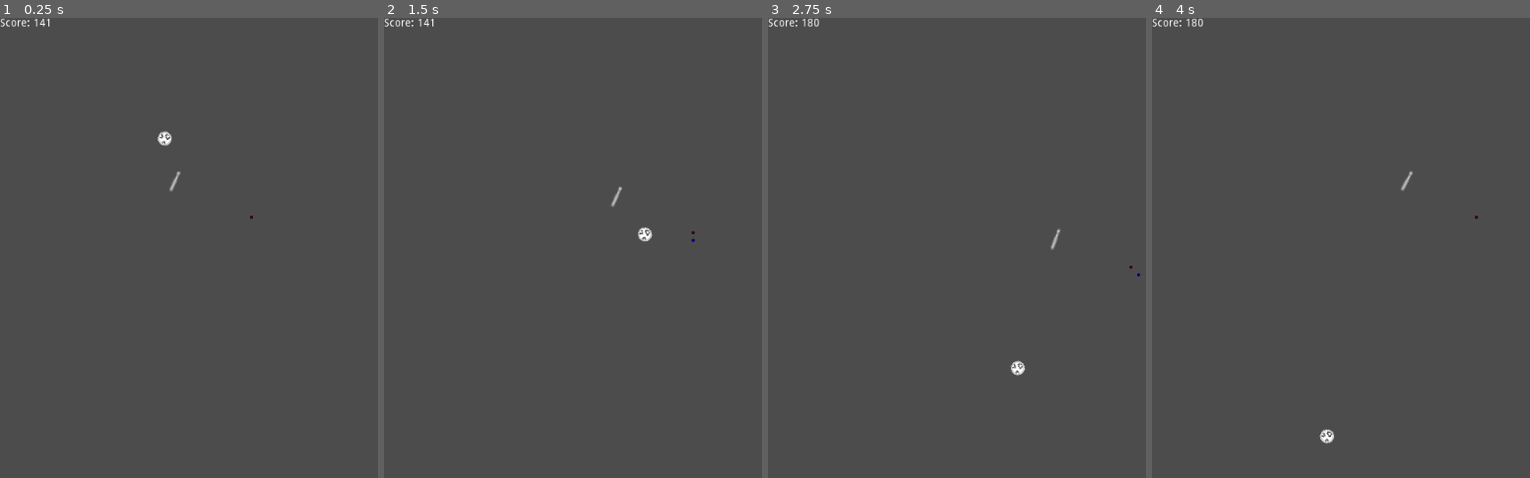
Above: before the commit, frames 1-4 (left to right).
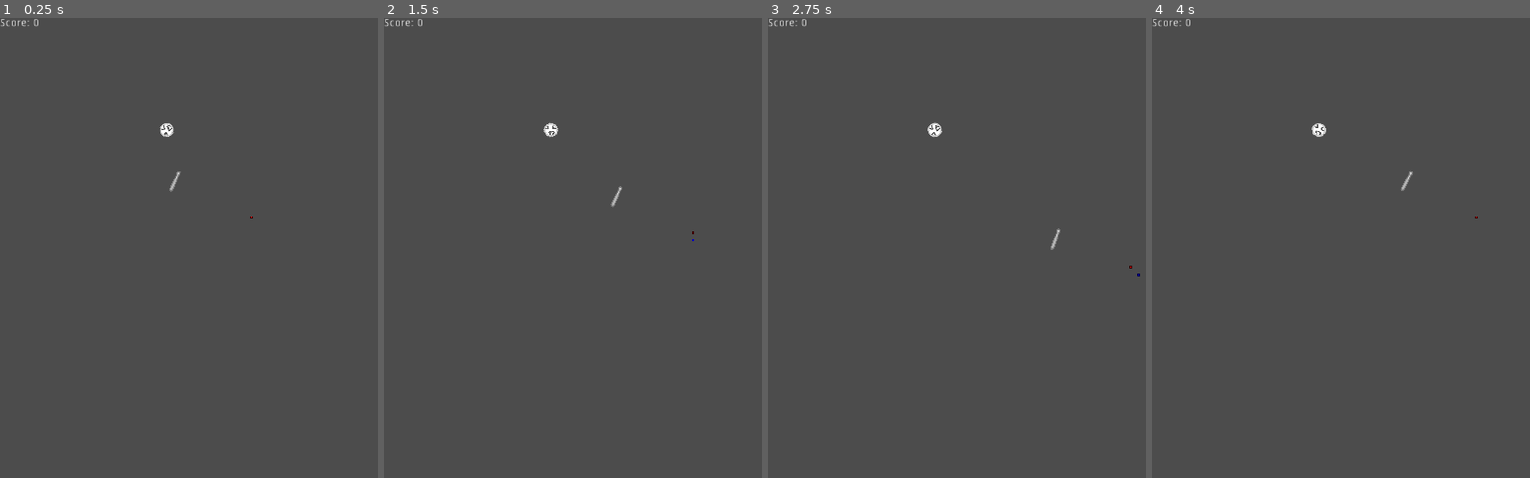
Above: after the commit, the same moments.

Repository: DevinPentecost/rubber-band-ball
Game: Godot game, scene res://objects/arena/Arena.tscn
Same seed, same stepped clock (60 frames per second), same inputs: the game is played once before the commit and once after it. The engine's default icon, where the game draws it, is replaced by a stand-in: a white triangle on a blue panel in a dark square.
Inputs (mouse positions are in pixels of both pictures, inside the frame that each line leads up to):
- Up to frame 1 (0.25 s): no input
- Up to frame 2 (1.5 s): move the mouse to (outside the picture) at 0.52 s; hold D (move_east) 0.53-1.28 s; right-click (outside the picture) at 0.6 s; move the mouse to (618, 271) at 1.27 s; hold S (move_south) from 1.28 s (still down); tap Right (look_east) at 1.35 s
- Up to frame 3 (2.75 s): move the mouse to (outside the picture) at 2.02 s; release S (move_south) at 2.03 s; hold D (move_east) from 2.03 s (still down); hold Up (look_north) from 2.03 s (still down)
- Up to frame 4 (4 s): move the mouse to (1507, 340) at 2.77 s; release D (move_east) at 2.78 s; release Up (look_north) at 2.78 s; hold W (move_north) 2.78-3.53 s; tap Down (look_south) at 2.85 s; move the mouse to (outside the picture) at 3.52 s; hold A (move_west) from 3.53 s (still down); hold Left (look_west) from 3.53 s (still down)

The runs differ from the first frame. In frame 1, 0.2% of the frame differs, in the area x 0-67%, y 0-44%; in frame 2, 0.3%; in frame 3, 0.3%, in the area x 0-99%, y 0-78%; in frame 4, 0.3%.

Commit message:
ball slowdo

Diff:
--- a/project/objects/arena/Arena.tscn
+++ b/project/objects/arena/Arena.tscn
@@ -5,10 +5,10 @@
 [ext_resource path="res://objects/player/Player.tscn" type="PackedScene" id=3]
 
 [sub_resource type="RectangleShape2D" id=1]
-extents = Vector2( 10, 300 )
+extents = Vector2( 50, 250 )
 
 [sub_resource type="RectangleShape2D" id=2]
-extents = Vector2( 300, 10 )
+extents = Vector2( 512, 50 )
 
 [sub_resource type="PhysicsMaterial" id=3]
 friction = 0.0
@@ -17,21 +17,21 @@
 [node name="Arena" type="Node2D"]
 
 [node name="OuterWalls" type="StaticBody2D" parent="."]
-position = Vector2( 17, 319 )
 
 [node name="Left" type="CollisionShape2D" parent="OuterWalls"]
+position = Vector2( 50, 300 )
 shape = SubResource( 1 )
 
 [node name="Right" type="CollisionShape2D" parent="OuterWalls"]
-position = Vector2( 600, 0 )
+position = Vector2( 974, 300 )
 shape = SubResource( 1 )
 
 [node name="Top" type="CollisionShape2D" parent="OuterWalls"]
-position = Vector2( 300, -300 )
+position = Vector2( 512, 0 )
 shape = SubResource( 2 )
 
 [node name="Bottom" type="CollisionShape2D" parent="OuterWalls"]
-position = Vector2( 300, 300 )
+position = Vector2( 512, 600 )
 shape = SubResource( 2 )
 
 [node name="Player" parent="." instance=ExtResource( 3 )]
@@ -43,13 +43,8 @@
 contact_monitor = true
 
 [node name="Ball" parent="." instance=ExtResource( 1 )]
-position = Vector2( 191, 134 )
+position = Vector2( 217, 146 )
 physics_material_override = SubResource( 3 )
-gravity_scale = 0.0
-continuous_cd = 1
-contacts_reported = 4
-contact_monitor = true
-can_sleep = false
 linear_velocity = Vector2( 100, 100 )
 
 [node name="GUI" parent="." instance=ExtResource( 2 )]
--- a/project/objects/ball/Ball.gd
+++ b/project/objects/ball/Ball.gd
@@ -1,25 +1,38 @@
 extends RigidBody2D
 class_name Ball
-
-# Declare member variables here. Examples:
-# var a = 2
-# var b = "text"
-
-var velocity_score: int setget , _get_velocity_score
-var _velocity_score: int
 
 var hits = 0
 var velocity_per_hit = 75
 
-func _get_velocity_score():
-	return _velocity_score
+var nearby_bodies: Array = []
+export(float, 0.5) var slowdown_time_scale_min = 0.5
+export(float, 0.5) var slowdown_time_scale_max = 0.05
+export(int) var slowdown_time_scale_max_hits = 25
 
-# Called when the node enters the scene tree for the first time.
-func _ready():
-	pass # Replace with function body.
+func adjust_timescale(delta):
+
+	# Should we slow down?
+	var should_slow_down = false
+	if $SlowdownTimer.time_left > 0:
+		if nearby_bodies.size() > 0:
+			# We should be slowing down
+			should_slow_down = true
+
+	# What should our target be
+	var target_timescale = 1
+	if should_slow_down:
+		target_timescale = lerp(slowdown_time_scale_min, slowdown_time_scale_max, hits / slowdown_time_scale_max_hits)
+
+	# Adjust timescale
+	Engine.time_scale = lerp(Engine.time_scale, target_timescale, 15.0 * delta)
 
 func _physics_process(delta):
-	_velocity_score = int(linear_velocity.length())
+
+	# Make sure the speed of the ball is maintained
+	linear_velocity = linear_velocity.normalized() * (hits * velocity_per_hit)
+
+	# If there are nearby bodies, we want to slow down
+	adjust_timescale(delta)
 
 func _on_Ball_body_entered(body:Node2D):
 
@@ -30,6 +43,19 @@
 	hits += 1
 	print("You hit the ball " + str(hits) + " times!")
 
-	var direction = linear_velocity.angle()
-	var speed = Vector2.UP * (hits * velocity_per_hit)
-	linear_velocity = speed.rotated(direction)
+
+func _on_Nearby_body_entered(body):
+
+	# If something is nearby we slow down
+	if !body.is_in_group("ball"):
+		nearby_bodies.append(body)
+
+		# New body has entered, restart the timer
+		$SlowdownTimer.start()
+
+
+func _on_Nearby_body_exited(body):
+
+	# Return to full speed if there is nothing nearby
+	if nearby_bodies.has(body):
+		nearby_bodies.erase(body)
--- a/project/objects/ball/Ball.tscn
+++ b/project/objects/ball/Ball.tscn
@@ -6,9 +6,17 @@
 [sub_resource type="CircleShape2D" id=1]
 radius = 8.06226
 
+[sub_resource type="CircleShape2D" id=2]
+radius = 30.0
+
 [node name="Ball" type="RigidBody2D" groups=["ball"]]
 collision_layer = 9
 collision_mask = 256
+gravity_scale = 0.0
+continuous_cd = 2
+contacts_reported = 3
+contact_monitor = true
+can_sleep = false
 angular_velocity = 10.0
 script = ExtResource( 2 )
 
@@ -18,4 +26,17 @@
 [node name="Sprite" type="Sprite" parent="."]
 texture = ExtResource( 1 )
 
+[node name="Nearby" type="Area2D" parent="."]
+collision_mask = 257
+input_pickable = false
+
+[node name="CollisionShape2D" type="CollisionShape2D" parent="Nearby"]
+shape = SubResource( 2 )
+
+[node name="SlowdownTimer" type="Timer" parent="."]
+wait_time = 0.5
+one_shot = true
+
 [connection signal="body_entered" from="." to="." method="_on_Ball_body_entered"]
+[connection signal="body_entered" from="Nearby" to="." method="_on_Nearby_body_entered"]
+[connection signal="body_exited" from="Nearby" to="." method="_on_Nearby_body_exited"]
--- a/project/objects/gui/gui.tscn
+++ b/project/objects/gui/gui.tscn
@@ -11,7 +11,7 @@
 
 
 func _physics_process(delta):
-	text = \"Score: \" + ball.velocity_score as String
+	text = \"Score: \" + ball.hits as String
 "
 
 [node name="GUI" type="Control"]
--- a/project/objects/player/Player.tscn
+++ b/project/objects/player/Player.tscn
@@ -12,8 +12,6 @@
 [node name="Player" type="KinematicBody2D"]
 collision_layer = 0
 collision_mask = 9
-mode = 3
-gravity_scale = 0.0
 script = ExtResource( 1 )
 
 [node name="MoveTarget" type="Node2D" parent="."]
--- a/project/project.godot
+++ b/project/project.godot
@@ -23,6 +23,12 @@
 config/name="Rubber Band Ball"
 run/main_scene="res://objects/arena/Arena.tscn"
 config/icon="res://icon.png"
+
+[display]
+
+window/size/resizable=false
+window/stretch/mode="2d"
+window/stretch/aspect="keep"
 
 [input]
 
@@ -91,11 +97,12 @@
 
 [physics]
 
+common/physics_fps=240
 common/enable_pause_aware_picking=true
 2d/default_gravity=0
 2d/default_gravity_vector=Vector2( 0, 0 )
 2d/default_linear_damp=0.0
-2d/default_angular_damp=0.0
+2d/default_angular_damp=0.5
 
 [rendering]
 
Not shown: 1 places in project/objects/ball/Ball.tscn that only renumber resources
